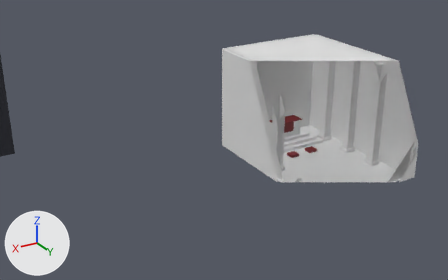
Renders of the Blender file art/blend/Maps_Sets.blend from each side of a commit.
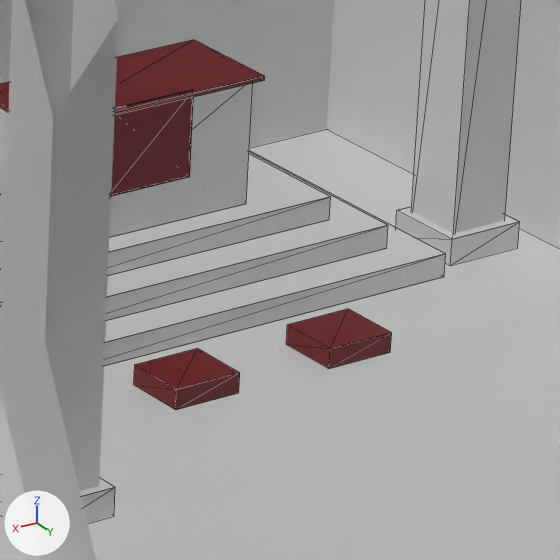
Each version is shown from a 50 mm camera at (-49.2, 83.6, 50.9) aimed at (-107.3, -13.2, 2.4), then close up on the part from 61% to 75% of the width and 39% to 63% of the height. Arrows for +X, +Y and +Z are at lower left; the lights stay in place. The older version's two pictures come first. The close-ups show mesh edges as thin lines. Everything nearer to the camera than a plane just in front of the edit is cut away.

In view in the first close-up: 'Map_Sets_FabricRed_1', 'Map_Sets_RockGrey_1', 'Map_Sets_RuinStone_1', 'Map_Sets_Stone_1'.
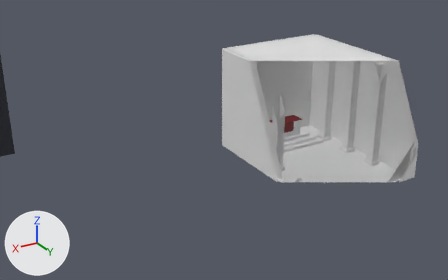
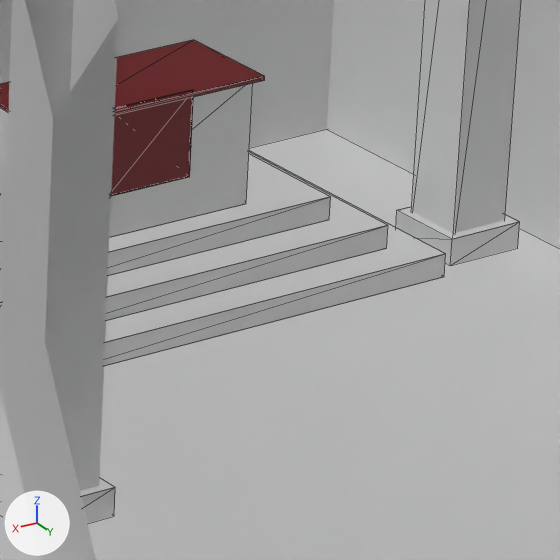
Where the newer file only moved an object's origin or applied its transform, the numbers keep the older frame.

Where the change shows, as pixel boxes [x1, y1, x2, y2] in the close-ups (560 x 560 px):
'Map_Sets_FabricRed_1', reshaped
    before: [0, 40, 392, 410]
    after: [0, 40, 265, 196]
part 1 of me_map_sets_fabricred_1, deleted (dark red)
    before: [134, 309, 392, 410]

The change in detail:
me_map_sets_fabricred_1 is used by ob_map_sets_fabricred_1; location (-172.65, -2.9, 5.5).
me_map_sets_fabricred_1 had 120 vertices, 60 faces and spanned x -55.9..55.8, y -8.9..8.9, z -5.5..5.5.
me_map_sets_fabricred_1 now has 72 vertices, 36 faces and spans x -55.9..55.8, y -8.9..8.9, z -4.5..5.5.
me_map_sets_fabricred_1 part 1: 12 loose pieces with 48 vertices, spanning x 49.5..55.7, y -2.4..-0.8, z -5.5..-5.0, are deleted.
